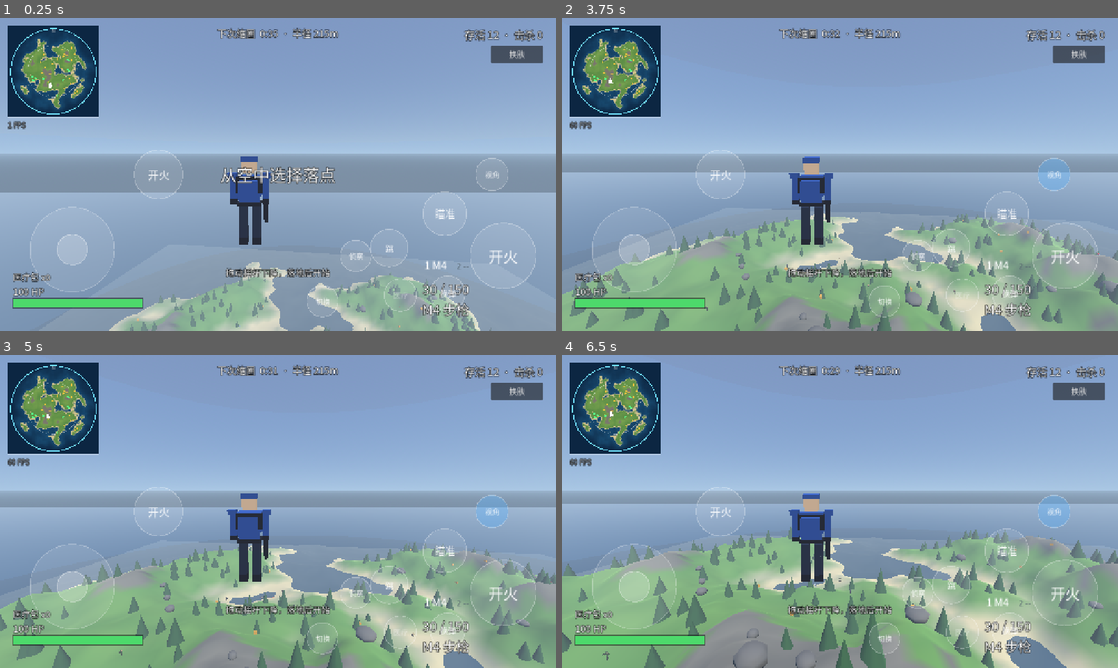
Above: before the commit, frames 1-4 (two rows, left to right).
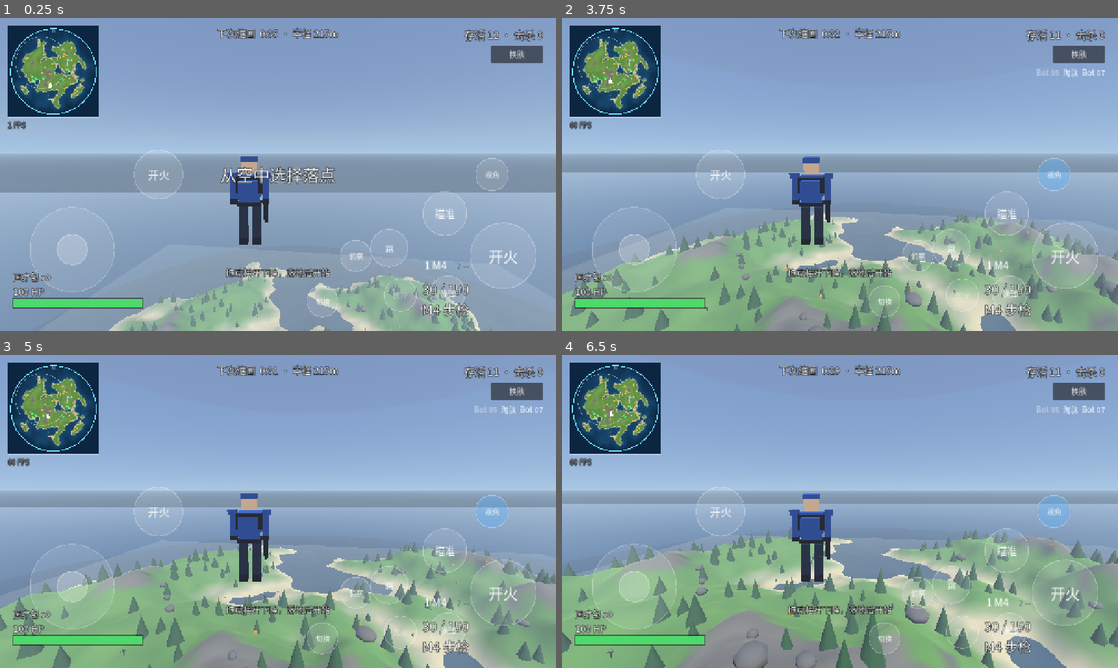
Above: after the commit, the same moments.

Repository: soda92/shooting-game
Game: Godot game, scene res://scenes/main.tscn
Two runs of this game, one before a commit and one after it. Both use one fixed random seed, a clock stepped at 60 frames per second and the inputs below.
Inputs (mouse positions are in pixels of both pictures, inside the frame that each line leads up to):
- Up to frame 1 (0.25 s): no input
- Up to frame 2 (3.75 s): move the mouse to (834, 180) at 0.52 s; hold R 0.53-1.28 s; hold W 0.53-2.78 s; click (834, 180) at 0.67 s; tap Space at 0.77, 1.52, 3.02 s; move the mouse to (878, 177) at 1.27 s; tap H at 1.35 s; click (878, 177) at 1.42 s; move the mouse to (795, 171) at 2.02 s; hold F 2.03-2.78 s; click (795, 171) at 2.17 s; move the mouse to (845, 174) at 2.77 s; hold A 2.78-3.53 s; tap V at 2.85 s; click (845, 174) at 2.92 s; move the mouse to (817, 168) at 3.52 s; hold W from 3.53 s (still down); hold Q from 3.53 s (still down); click (817, 168) at 3.67 s
- Up to frame 3 (5 s): keep holding W; tap Space at 3.77, 4.52 s; move the mouse to (305, 511) at 4.27 s; release Q at 4.28 s; tap Shift at 4.35 s; click (305, 511) at 4.42 s
- Up to frame 4 (6.5 s): move the mouse to (812, 511) at 5.02 s; hold R 5.03-5.78 s; click (812, 511) at 5.17 s; move the mouse to (851, 505) at 5.77 s; release W at 5.78 s; hold D from 5.78 s (still down); tap H at 5.85 s; click (851, 505) at 5.92 s; tap Space at 6.02 s

The runs differ from the first frame. In frame 1, less than 0.1% of the frame differs, in the area x 2-15%, y 6-26%; in frame 2, 0.2%; in frame 3, 0.2%; in frame 4, 0.3%, in the area x 2-98%, y 4-98%.

Commit message:
feat: combat feedback, smarter AI and random zone centers
- damage direction arc pointing at the last attacker
- kill feed with bot names, player kills highlighted
- headshot multiplier (2x player, 1.8x bot) with an orange hit marker
- muzzle flash and impact puffs on hits
- bots use random weapons, rotate into the zone and pick up crates
- bots engage at 42m instead of 55m
- each zone phase picks a random next center; minimap shows the next circle

Diff:
--- a/scripts/bot.gd
+++ b/scripts/bot.gd
@@ -8,10 +8,12 @@
 const SPEED := 4.4
 const DAMAGE := 8.0
 const FIRE_INTERVAL := 0.85
-const RANGE := 55.0
+const RANGE := 42.0
 
 var world
 var game
+var bot_name := "Bot"
+var weapon_id := "rifle"
 var health := 100.0
 var max_health := 100.0
 var alive := true
@@ -30,6 +32,7 @@
 func _ready() -> void:
 	_strafe = 1.0 if randf() > 0.5 else -1.0
 	_fire_cd = randf_range(0.2, 1.2)
+	weapon_id = Weapons.ORDER[randi() % Weapons.ORDER.size()]
 	visual.set_skin(Skins.random_bot_skin())
 
 
@@ -69,7 +72,6 @@
 		if dist < RANGE and _can_see(target):
 			_fire_cd -= delta
 			if _fire_cd <= 0.0:
-				_fire_cd = FIRE_INTERVAL * randf_range(0.75, 1.3)
 				_shoot(target)
 	else:
 		_wander_t -= delta
@@ -84,6 +86,17 @@
 	if world != null and world.height_at(global_position.x, global_position.z) < 0.0:
 		var back := -Vector3(global_position.x, 0.0, global_position.z).normalized()
 		desired += back * 1.5
+
+	# Rotate toward the safe zone instead of dying outside it.
+	if game != null and game.zone != null:
+		var zone = game.zone
+		var flat := Vector2(global_position.x - zone.center.x, global_position.z - zone.center.z)
+		var near_edge: bool = flat.length() > zone.radius - 15.0
+		if not zone.is_inside(global_position) or (zone.shrinking and near_edge):
+			var to_c := Vector3(zone.center.x - global_position.x, 0.0, zone.center.z - global_position.z)
+			if to_c.length() > 0.5:
+				desired = to_c.normalized()
+				rotation.y = lerp_angle(rotation.y, atan2(-desired.x, -desired.z), 6.0 * delta)
 
 	velocity.x = desired.x * SPEED
 	velocity.z = desired.z * SPEED
@@ -137,23 +150,44 @@
 
 
 func _shoot(t: Node3D) -> void:
+	var def := Weapons.get_def(weapon_id)
+	_fire_cd = clampf(60.0 / float(def["rpm"]) * randf_range(1.8, 3.0), 0.5, 1.6)
+
 	var from := global_position + Vector3(0.0, 1.5, 0.0)
 	var aim := t.global_position + Vector3(0.0, 1.0, 0.0)
 	var dir := (aim - from).normalized()
-	var spread := 0.045
+	var spread := deg_to_rad(float(def["spread_deg"])) * 1.4 + 0.02
 	dir = (dir + Vector3(randf_range(-spread, spread), randf_range(-spread, spread), randf_range(-spread, spread))).normalized()
 
-	var to := from + dir * RANGE
+	var max_range := minf(RANGE, float(def["range"]))
+	var to := from + dir * max_range
 	var params := PhysicsRayQueryParameters3D.create(from, to, 1, [get_rid()])
 	var hit := get_world_3d().direct_space_state.intersect_ray(params)
 	if not hit.is_empty():
 		to = hit["position"]
 		var c: Object = hit["collider"]
 		if c != null and c.has_method("take_damage"):
-			c.take_damage(DAMAGE * randf_range(0.8, 1.2), self)
-
-	Sfx.play_at("shot_rifle", global_position, -7.0, randf_range(0.9, 1.1))
+			var dmg := float(def["damage"])
+			if weapon_id == "shotgun":
+				dmg = 16.0
+			elif weapon_id == "sniper":
+				dmg = 42.0
+			if c.has_method("is_alive") and float(hit["position"].y) >= c.global_position.y + 1.45:
+				dmg *= 1.8
+			c.take_damage(dmg * randf_range(0.85, 1.15), self)
+
+	Sfx.play_at("shot_" + weapon_id, global_position, -7.0, randf_range(0.9, 1.1))
 	_spawn_tracer(from, to)
+
+
+func give_weapon(id: String) -> void:
+	if not Weapons.DEFS.has(id):
+		return
+	weapon_id = id
+
+
+func get_display_name() -> String:
+	return bot_name
 
 
 func _spawn_tracer(from: Vector3, to: Vector3) -> void:
--- a/scripts/game.gd
+++ b/scripts/game.gd
@@ -81,6 +81,7 @@
 			p = world.random_land_point(165.0)
 		b.position = Vector3(p.x, p.y + 2.0, p.z)
 		b.rotation.y = randf() * TAU
+		b.bot_name = "Bot %02d" % (i + 1)
 		add_child(b)
 		b.setup(world, self)
 		b.died.connect(_on_bot_died)
@@ -131,9 +132,9 @@
 	hud.flash_damage(amount)
 
 
-func _on_hit_confirmed() -> void:
-	Sfx.play("hit", -6.0, randf_range(0.95, 1.05))
-	hud.flash_hit()
+func _on_hit_confirmed(headshot: bool) -> void:
+	Sfx.play("hit", -6.0, 1.35 if headshot else randf_range(0.95, 1.05))
+	hud.flash_hit(headshot)
 
 
 func _on_weapon_changed(id: String) -> void:
@@ -162,10 +163,24 @@
 func _on_bot_died(bot: Node) -> void:
 	if over:
 		return
-	if is_instance_valid(bot) and bot.last_attacker == player:
+
+	var killer := "毒圈"
+	var by_player := false
+	if is_instance_valid(bot) and is_instance_valid(bot.last_attacker):
+		if bot.last_attacker == player:
+			killer = "你"
+			by_player = true
+		elif bot.last_attacker.has_method("get_display_name"):
+			killer = bot.last_attacker.get_display_name()
+
+	var victim: String = bot.bot_name if is_instance_valid(bot) else "Bot"
+	hud.add_feed(killer, victim, by_player)
+
+	if by_player:
 		kills += 1
 		Sfx.play("kill", -3.0)
 		hud.flash_kill()
+
 	alive = maxi(0, alive - 1)
 	if alive <= 1 and player != null and player.is_alive():
 		_win()
--- a/scripts/hud.gd
+++ b/scripts/hud.gd
@@ -3,12 +3,14 @@
 
 class Reticle extends Control:
 	var hit_t := 0.0
+	var head := false
 
 	func _ready() -> void:
 		mouse_filter = Control.MOUSE_FILTER_IGNORE
 
-	func flash() -> void:
-		hit_t = 0.2
+	func flash(is_head := false) -> void:
+		hit_t = 0.22
+		head = is_head
 
 	func _process(delta: float) -> void:
 		if hit_t > 0.0:
@@ -24,12 +26,13 @@
 		draw_line(c + Vector2(8, 0), c + Vector2(16, 0), col, 2.0)
 		draw_circle(c, 1.8, col)
 		if hit_t > 0.0:
-			var a := clampf(hit_t / 0.2, 0.0, 1.0)
-			var hc := Color(1.0, 0.4, 0.3, a)
-			draw_line(c + Vector2(-13, -13), c + Vector2(-5, -5), hc, 3.0)
-			draw_line(c + Vector2(13, -13), c + Vector2(5, -5), hc, 3.0)
-			draw_line(c + Vector2(-13, 13), c + Vector2(-5, 5), hc, 3.0)
-			draw_line(c + Vector2(13, 13), c + Vector2(5, 5), hc, 3.0)
+			var a := clampf(hit_t / 0.22, 0.0, 1.0)
+			var hc := Color(1.0, 0.68, 0.18, a) if head else Color(1.0, 0.4, 0.3, a)
+			var s := 17.0 if head else 13.0
+			draw_line(c + Vector2(-s, -s), c + Vector2(-5, -5), hc, 3.0)
+			draw_line(c + Vector2(s, -s), c + Vector2(5, -5), hc, 3.0)
+			draw_line(c + Vector2(-s, s), c + Vector2(-5, 5), hc, 3.0)
+			draw_line(c + Vector2(s, s), c + Vector2(5, 5), hc, 3.0)
 
 
 class Markers extends Control:
@@ -115,6 +118,34 @@
 			draw_circle(c, 2.0, Color(1.0, 0.28, 0.22, alpha))
 
 
+class DamageDir extends Control:
+	var game
+
+	func _ready() -> void:
+		mouse_filter = Control.MOUSE_FILTER_IGNORE
+
+	func _process(_delta: float) -> void:
+		queue_redraw()
+
+	func _draw() -> void:
+		if game == null or game.player == null:
+			return
+		var p = game.player
+		if p.hit_from_t <= 0.0:
+			return
+
+		var cam: Camera3D = p.get_node("Pivot/SpringArm/Camera")
+		var local: Vector3 = cam.global_transform.basis.inverse() * p.hit_from_dir
+		var ang := atan2(local.x, -local.z)
+		var c := size * 0.5
+		var radius: float = minf(size.x, size.y) * 0.33
+		var a: float = clampf(p.hit_from_t, 0.0, 1.0)
+		var mid := ang - PI * 0.5
+
+		draw_arc(c, radius, mid - 0.16, mid + 0.16, 12, Color(1.0, 0.15, 0.10, a * 0.85), 12.0)
+		draw_arc(c, radius + 10.0, mid - 0.12, mid + 0.12, 12, Color(1.0, 0.15, 0.10, a * 0.35), 6.0)
+
+
 var game
 
 var _hp_bg: ColorRect
@@ -134,6 +165,10 @@
 var _minimap
 var _markers
 var _scope
+var _dmg_dir
+var _feed_label: RichTextLabel
+var _feed: Array = []
+var _feed_dirty := false
 var _end_root: Control
 var _end_title: Label
 var _end_sub: Label
@@ -160,6 +195,7 @@
 	_markers.game = g
 	_markers.font = theme.default_font
 	_scope.game = g
+	_dmg_dir.game = g
 
 
 # --------------------------------------------------------------------------
@@ -285,6 +321,19 @@
 	_scope = Scope.new()
 	add_child(_scope)
 	_scope.set_anchors_and_offsets_preset(Control.PRESET_FULL_RECT)
+
+	_dmg_dir = DamageDir.new()
+	add_child(_dmg_dir)
+	_dmg_dir.set_anchors_and_offsets_preset(Control.PRESET_FULL_RECT)
+
+	_feed_label = RichTextLabel.new()
+	_feed_label.bbcode_enabled = true
+	_feed_label.fit_content = true
+	_feed_label.scroll_active = false
+	_feed_label.mouse_filter = Control.MOUSE_FILTER_IGNORE
+	_feed_label.add_theme_font_size_override("normal_font_size", 18)
+	_place(_feed_label, 1.0, 0.0, 1.0, 0.0, -640, 112, -30, 300)
+	add_child(_feed_label)
 
 	_kill_label = _make_label("击杀 +1", 34)
 	_kill_label.horizontal_alignment = HORIZONTAL_ALIGNMENT_CENTER
@@ -369,9 +418,18 @@
 	return "[right]" + "     ".join(parts) + "[/right]"
 
 
-func flash_hit() -> void:
+func flash_hit(headshot := false) -> void:
 	if _reticle != null:
-		_reticle.flash()
+		_reticle.flash(headshot)
+
+
+func add_feed(killer: String, victim: String, by_player: bool) -> void:
+	var kc := "#ffb066" if by_player else "#cfd8e3"
+	var line := "[color=%s]%s[/color]  淘汰  %s" % [kc, killer, victim]
+	_feed.push_front({"text": line, "t": 4.0})
+	if _feed.size() > 4:
+		_feed.resize(4)
+	_feed_dirty = true
 
 
 func flash_damage(_amount: float) -> void:
@@ -436,6 +494,22 @@
 		if _kill_t <= 0.0:
 			_kill_label.visible = false
 
+	if not _feed.is_empty():
+		var removed := false
+		for e in _feed:
+			e["t"] = float(e["t"]) - delta
+		while not _feed.is_empty() and float(_feed[_feed.size() - 1]["t"]) <= 0.0:
+			_feed.pop_back()
+			removed = true
+		if removed:
+			_feed_dirty = true
+	if _feed_dirty:
+		_feed_dirty = false
+		var lines: Array[String] = []
+		for e in _feed:
+			lines.append(String(e["text"]))
+		_feed_label.text = "[right]" + "\n".join(lines) + "[/right]"
+
 
 func _on_restart() -> void:
 	if game != null:
--- a/scripts/minimap.gd
+++ b/scripts/minimap.gd
@@ -80,7 +80,8 @@
 	draw_arc(zc, game.zone.radius * scale, 0.0, TAU, 72, Color(0.45, 0.90, 1.0, 0.95), 2.0)
 	var tr: float = game.zone.target_radius()
 	if tr > 0.0 and tr < game.zone.radius:
-		draw_arc(zc, tr * scale, 0.0, TAU, 72, Color(1, 1, 1, 0.45), 1.0)
+		var tc := _to_map(game.zone.target_center())
+		draw_arc(tc, tr * scale, 0.0, TAU, 72, Color(1, 1, 1, 0.45), 1.0)
 
 	# loot
 	for n in get_tree().get_nodes_in_group("loot"):
--- a/scripts/player.gd
+++ b/scripts/player.gd
@@ -4,7 +4,7 @@
 signal died
 signal landed
 signal damaged(amount: float)
-signal hit_confirmed
+signal hit_confirmed(headshot: bool)
 signal weapon_changed(id: String)
 signal healed(amount: float)
 signal scan_started
@@ -37,6 +37,8 @@
 var scan_cd := 0.0
 
 var pitch := -0.10
+var hit_from_dir := Vector3.ZERO
+var hit_from_t := 0.0
 var _fire_cd := 0.0
 var _reload_t := 0.0
 var _reloading := false
@@ -106,6 +108,7 @@
 	scan_cd = maxf(0.0, scan_cd - delta)
 	_hurt_cd = maxf(0.0, _hurt_cd - delta)
 	switching = maxf(0.0, switching - delta)
+	hit_from_t = maxf(0.0, hit_from_t - delta)
 	InputState.medkit_count = medkits
 	InputState.scan_cd = scan_cd
 
@@ -217,6 +220,7 @@
 	slots[active]["mag"] = mag() - 1
 	Sfx.play("shot_" + id, -2.0, randf_range(0.95, 1.06))
 	_fire_cd = Weapons.shot_interval(id)
+	_muzzle_flash()
 
 	var spray := deg_to_rad(float(def["spread_deg"]))
 	var origin := cam.global_position
@@ -224,6 +228,8 @@
 	var fwd := -basis.z
 	var pellets := int(def["pellets"])
 	var base_dir := _aim_assist(origin, fwd)
+	var any_hit := false
+	var any_head := false
 
 	for i in range(pellets):
 		var dir := (base_dir + basis.x * randf_range(-spray, spray) + basis.y * randf_range(-spray, spray)).normalized()
@@ -234,10 +240,24 @@
 			to = hit["position"]
 			var c: Object = hit["collider"]
 			if c != null and c.has_method("take_damage"):
-				c.take_damage(float(def["damage"]), self)
-				hit_confirmed.emit()
+				var dmg := float(def["damage"])
+				var is_head := false
+				if c.has_method("is_alive"):
+					var head_y: float = c.global_position.y + 1.45
+					if float(hit["position"].y) >= head_y:
+						dmg *= 2.0
+						is_head = true
+				c.take_damage(dmg, self)
+				any_hit = true
+				if is_head:
+					any_head = true
+			if i < 4:
+				_impact(hit["position"], hit.get("normal", Vector3.UP))
 		if pellets == 1 or i < 4:
 			_spawn_tracer(muzzle.global_position, to)
+
+	if any_hit:
+		hit_confirmed.emit(any_head)
 
 	# small recoil kick
 	pitch = clampf(pitch + deg_to_rad(0.35), -0.95, 0.55)
@@ -293,6 +313,65 @@
 	get_tree().create_timer(0.05).timeout.connect(mi.queue_free)
 
 
+func _muzzle_flash() -> void:
+	var quad := QuadMesh.new()
+	quad.size = Vector2(0.5, 0.5)
+
+	var mat := StandardMaterial3D.new()
+	mat.shading_mode = BaseMaterial3D.SHADING_MODE_UNSHADED
+	mat.transparency = BaseMaterial3D.TRANSPARENCY_ALPHA
+	mat.albedo_color = Color(1.0, 0.88, 0.45, 0.95)
+	mat.billboard_mode = BaseMaterial3D.BILLBOARD_ENABLED
+	mat.blend_mode = BaseMaterial3D.BLEND_MODE_ADD
+	mat.no_depth_test = true
+
+	var mi := MeshInstance3D.new()
+	mi.mesh = quad
+	mi.material_override = mat
+	mi.cast_shadow = GeometryInstance3D.SHADOW_CASTING_SETTING_OFF
+	get_tree().current_scene.add_child(mi)
+	mi.global_position = muzzle.global_position + (-cam.global_basis.z) * 0.15
+	mi.scale = Vector3.ONE * randf_range(0.8, 1.3)
+
+	var tw := create_tween()
+	tw.tween_property(mi, "scale", Vector3.ONE * 0.05, 0.06)
+	get_tree().create_timer(0.08).timeout.connect(
+		func() -> void:
+			if is_instance_valid(mi):
+				mi.queue_free()
+	)
+
+
+func _impact(pos: Vector3, normal: Vector3) -> void:
+	var sphere := SphereMesh.new()
+	sphere.radius = 0.07
+	sphere.height = 0.14
+	sphere.radial_segments = 5
+	sphere.rings = 2
+
+	var mat := StandardMaterial3D.new()
+	mat.shading_mode = BaseMaterial3D.SHADING_MODE_UNSHADED
+	mat.transparency = BaseMaterial3D.TRANSPARENCY_ALPHA
+	mat.albedo_color = Color(0.85, 0.80, 0.66, 0.9)
+
+	var mi := MeshInstance3D.new()
+	mi.mesh = sphere
+	mi.material_override = mat
+	mi.cast_shadow = GeometryInstance3D.SHADOW_CASTING_SETTING_OFF
+	get_tree().current_scene.add_child(mi)
+	mi.global_position = pos + normal * 0.06
+
+	var tw := create_tween()
+	tw.set_parallel(true)
+	tw.tween_property(mi, "scale", Vector3.ONE * 2.2, 0.16)
+	tw.tween_property(mat, "albedo_color:a", 0.0, 0.16)
+	get_tree().create_timer(0.2).timeout.connect(
+		func() -> void:
+			if is_instance_valid(mi):
+				mi.queue_free()
+	)
+
+
 func _start_reload() -> void:
 	if _reloading or switching > 0.0:
 		return
@@ -402,9 +481,12 @@
 	scan_started.emit()
 
 
-func take_damage(amount: float, _attacker: Node = null) -> void:
+func take_damage(amount: float, attacker: Node = null) -> void:
 	if state == State.DEAD:
 		return
+	if attacker != null and is_instance_valid(attacker):
+		hit_from_dir = (attacker.global_position - global_position).normalized()
+		hit_from_t = 1.0
 	health = maxf(0.0, health - amount)
 	if _hurt_cd <= 0.0:
 		_hurt_cd = 0.14
--- a/scripts/zone.gd
+++ b/scripts/zone.gd
@@ -22,6 +22,8 @@
 var _from_r := 215.0
 var _to_r := 215.0
 var _shrink_dur := 1.0
+var _from_center := Vector3.ZERO
+var _to_center := Vector3.ZERO
 
 @onready var wall: MeshInstance3D = $Wall
 
@@ -33,7 +35,21 @@
 	shrinking = false
 	_timer = float(PHASES[0]["wait"])
 	dps = 0.0
+	_from_center = center
+	_to_center = center
+	_prepare_next()
 	_update_wall()
+
+
+func _prepare_next() -> void:
+	if _phase >= PHASES.size():
+		return
+	var ph: Dictionary = PHASES[_phase]
+	_to_r = float(ph["to"])
+	var max_off := maxf(0.0, radius - _to_r)
+	var ang := randf() * TAU
+	var off := randf() * max_off * 0.9
+	_to_center = center + Vector3(cos(ang) * off, 0.0, sin(ang) * off)
 
 
 func _process(delta: float) -> void:
@@ -48,7 +64,7 @@
 			shrinking = true
 			_shrink_t = 0.0
 			_from_r = radius
-			_to_r = float(ph["to"])
+			_from_center = center
 			_shrink_dur = float(ph["time"])
 			dps = float(ph["dps"])
 			phase_changed.emit(_phase)
@@ -56,11 +72,15 @@
 		_shrink_t += delta
 		var t := clampf(_shrink_t / _shrink_dur, 0.0, 1.0)
 		radius = lerpf(_from_r, _to_r, t)
+		center = _from_center.lerp(_to_center, t)
 		if t >= 1.0:
 			shrinking = false
+			center = _to_center
+			radius = _to_r
 			_phase += 1
 			if _phase < PHASES.size():
 				_timer = float(PHASES[_phase]["wait"])
+				_prepare_next()
 	_update_wall()
 
 
@@ -94,6 +114,8 @@
 func target_radius() -> float:
 	if _phase >= PHASES.size():
 		return 0.0
-	if shrinking:
-		return _to_r
-	return float(PHASES[_phase]["to"])
+	return _to_r
+
+
+func target_center() -> Vector3:
+	return _to_center
